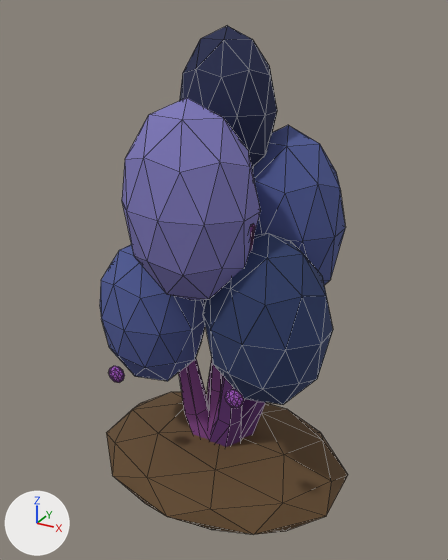
An edit to the glTF model client/models/Darkroot_Bush.glb, drawn before and after from the same camera.
The view is the same before and after, from a 50 mm camera at (1.37, -2.47, 2.4) aimed at (0.01, 0.02, 1.16). Arrows for +X, +Y and +Z are at lower left; the lights stay in place. The older version comes first. Mesh edges are drawn as thin lines. Vertices at exactly the same position are counted once.

Before the edit, the objects in view are built like this:
```python
me_icosphere_111 = bpy.data.meshes.new('Icosphere.111')
me_icosphere_111.from_pydata(...)  # 602 vertices, 1120 faces; spans x -0.68..0.68, y -0.55..0.55, z -0.16..2.23
# faces by material slot: [80, 176, 64, 160, 160, 80, 80, 320]
me_icosphere_111.materials.append(mat_base_soil___darkroot_bush)  # brown #61482c
me_icosphere_111.materials.append(mat_stems_light___darkroot_bush)  # purple #86458b
me_icosphere_111.materials.append(mat_stems___darkroot_bush)  # dark purple #5d2c6f
me_icosphere_111.materials.append(mat_leaves_mid___darkroot_bush)  # blue #4d5995
me_icosphere_111.materials.append(mat_leaves_deep___darkroot_bush)  # dark blue #2c3c69
me_icosphere_111.materials.append(mat_leaves_highlight___darkroot_bush)  # blue #7c76b8
me_icosphere_111.materials.append(mat_leaves_shadow___darkroot_bush)  # dark blue #1d244b
me_icosphere_111.materials.append(mat_darkroot_glow)  # purple #9e50bc
ob_darkroot_bush_lowpoly = bpy.data.objects.new('Darkroot_Bush_LowPoly', me_icosphere_111)
ob_darkroot_bush_lowpoly.location = (0.0, 0.0, 0.1)
```
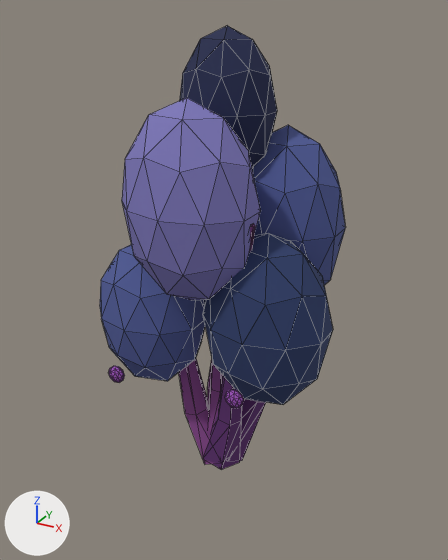
Scene script edits in JSON lines:
```json
{"block": "me_icosphere_111", "where": "# used by ob_darkroot_bush_lowpoly; location = (0.0, 0.0, 0.1)"}
{"op": "remove", "block": "me_icosphere_111", "code": "me_icosphere_111.from_pydata(...)  # 602 vertices, 1120 faces; spans x -0.68..0.68, y -0.55..0.55, z -0.16..2.23"}
{"op": "remove", "block": "me_icosphere_111", "code": "me_icosphere_111.materials.append(mat_base_soil___darkroot_bush)  # brown #61482c"}
{"op": "add", "block": "me_icosphere_111", "code": "me_icosphere_111.from_pydata(...)  # 560 vertices, 1040 faces; spans x -0.63..0.61, y -0.52..0.46, z -0.05..2.23"}
{"block": "me_icosphere_111", "change": "me_icosphere_111 part 1: the loose piece of 42 vertices spanning x -0.68..0.68, y -0.55..0.55, z -0.16..0.16 is deleted"}
```

Location of each change, [x1, y1, x2, y2] in pixels of the pictures (448 x 560 px):
```json
{"object": "Darkroot_Bush_LowPoly", "change": "reshaped", "before": [100, 26, 348, 534], "after": [100, 26, 345, 470], "on screen": "13% shorter"}
{"part": 1, "of": "me_icosphere_111", "change": "deleted", "before": [106, 392, 348, 534], "on screen": "brown"}
```
